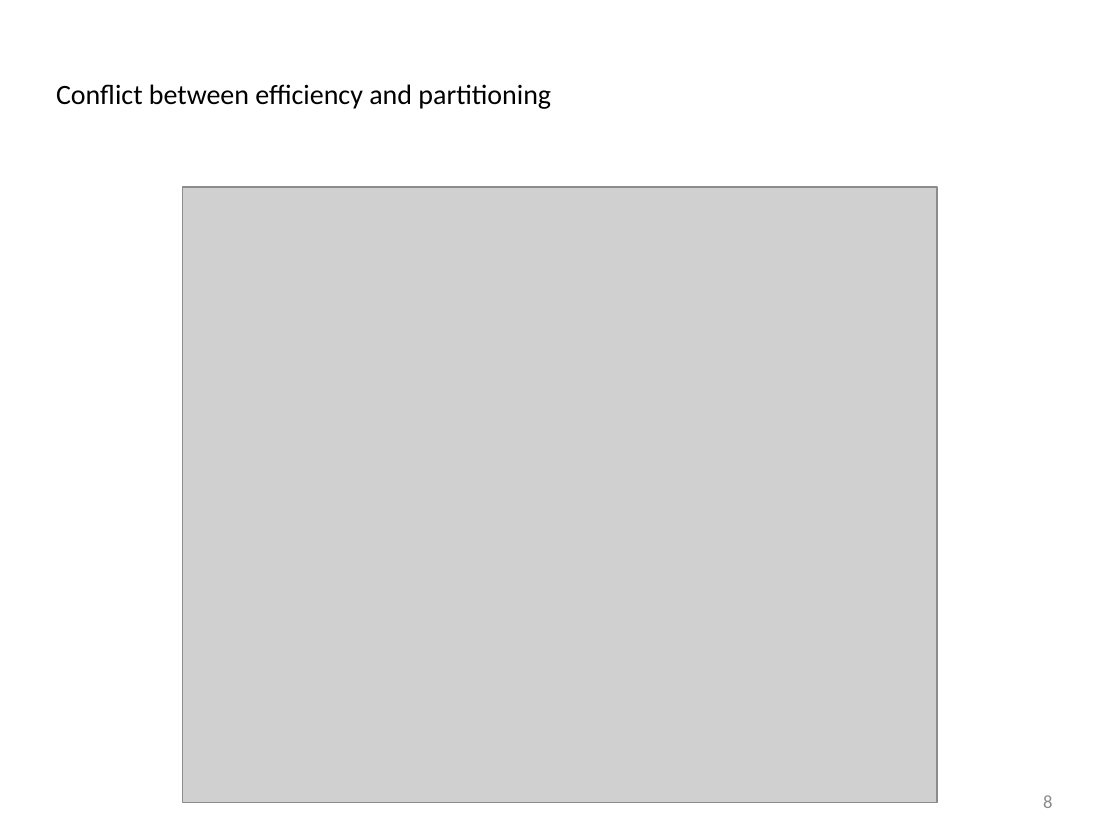
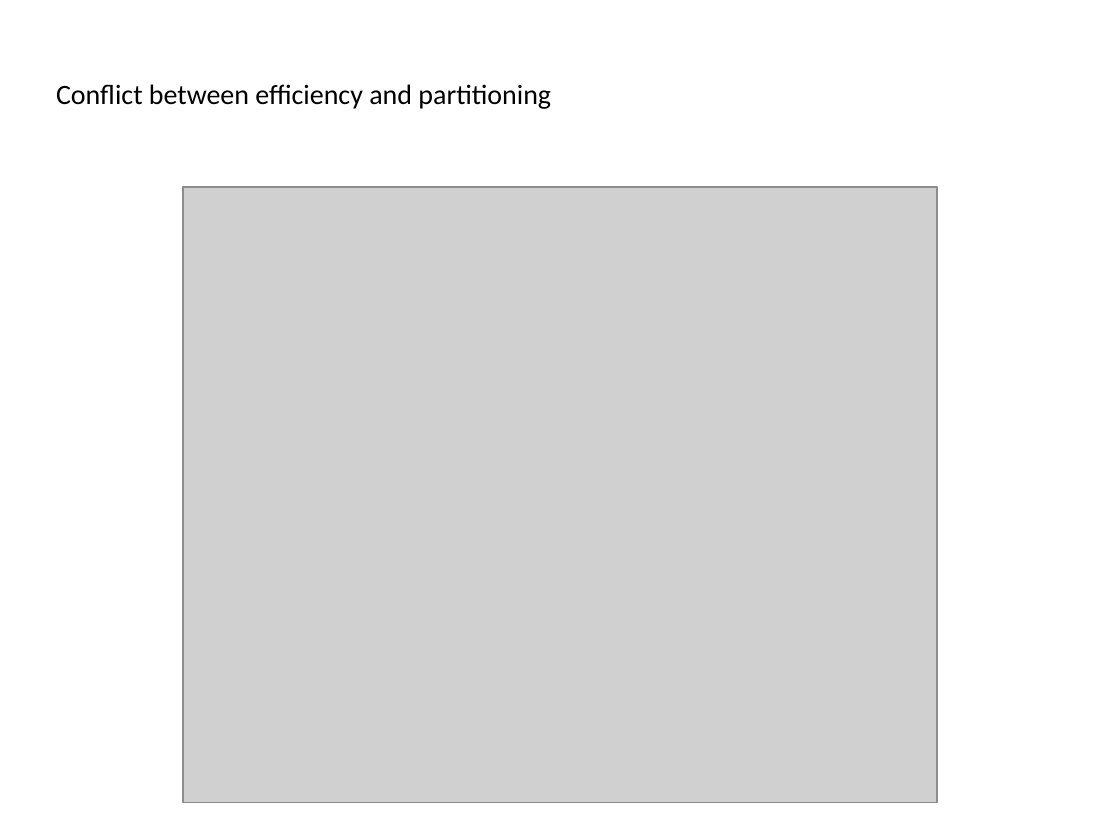
Before and after one commit to afcmrp/exjobb, a slide deck: slide 8 of Admin/presentation_20170317.odp. Drawn at 1120x840 pixels with LibreOffice and Linux fonts; fonts in the diff are those of the drawing; grey boxes stand for pictures; background and template pictures are left out. Boxes give left, top, right and bottom in pixels: in the first picture for what was removed or moved away, otherwise in the second. Text is boxed around its words. In the diff, an @@ line names an element or a change of style, - is before the commit and + after.

```diff
--- a/Admin/presentation_20170317.odp
+++ b/Admin/presentation_20170317.odp
@@ page number removed at [1043, 795, 1052, 808] @@
-8
```
Also in this commit, not shown: 13 other slides changed, 1 slide added.
